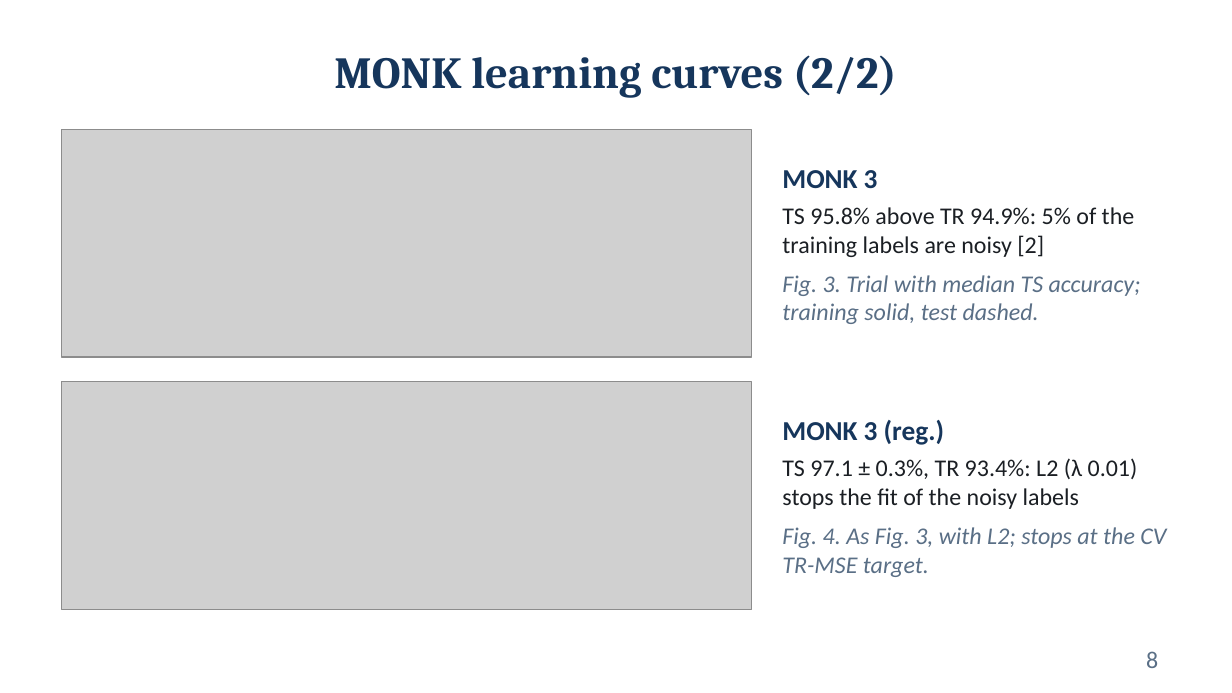
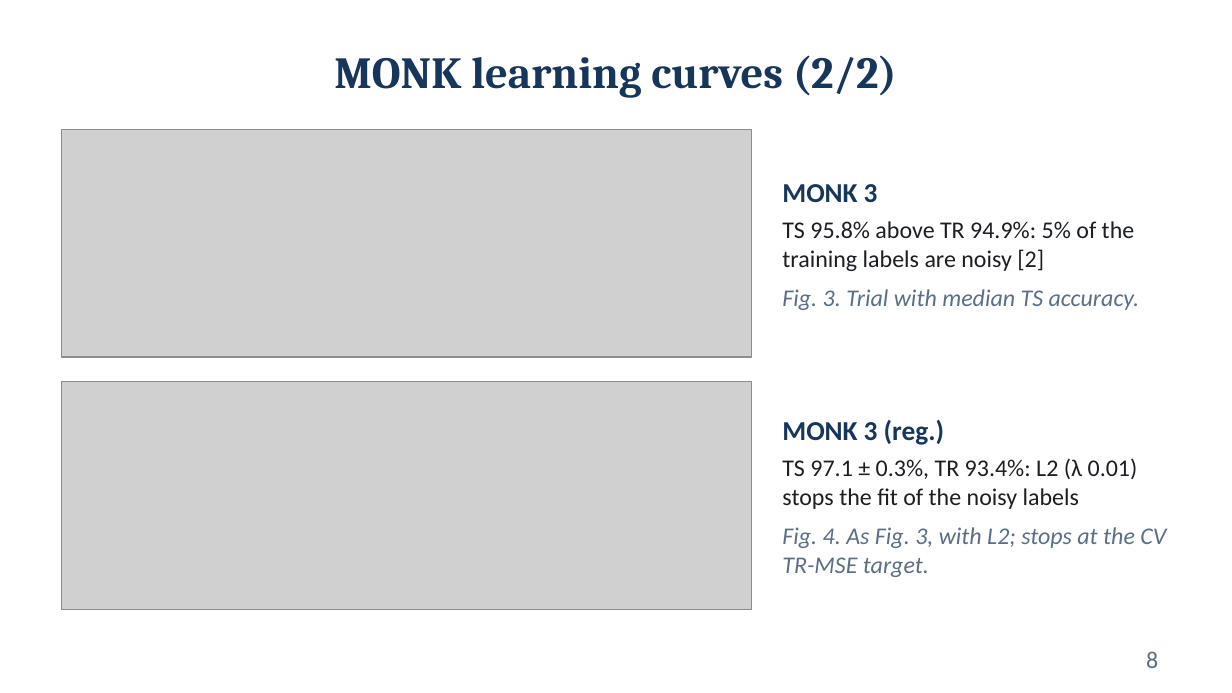
Before and after one commit to Fred-ef/ml_proj, a slide deck: slide 8 of Federico_Cristofaro_ML-2025_slides.pptx. Drawn at 1232x693 pixels with LibreOffice and Linux fonts; fonts in the diff are those of the drawing; grey boxes stand for pictures. Boxes give left, top, right and bottom in pixels: in the first picture for what was removed or moved away, otherwise in the second. Text is boxed around its words. In the diff, an @@ line names an element or a change of style, - is before the commit and + after.

```diff
--- a/Federico_Cristofaro_ML-2025_slides.pptx
+++ b/Federico_Cristofaro_ML-2025_slides.pptx
@@ text at (782,289,1140,310): text changed @@
-Fig. 3. Trial with median TS accuracy; training solid, test dashed.
+Fig. 3. Trial with median TS accuracy.
```
Also in this commit, not shown: 9 other slides changed, 5 slides added, 10 slides removed, 1 other file.
